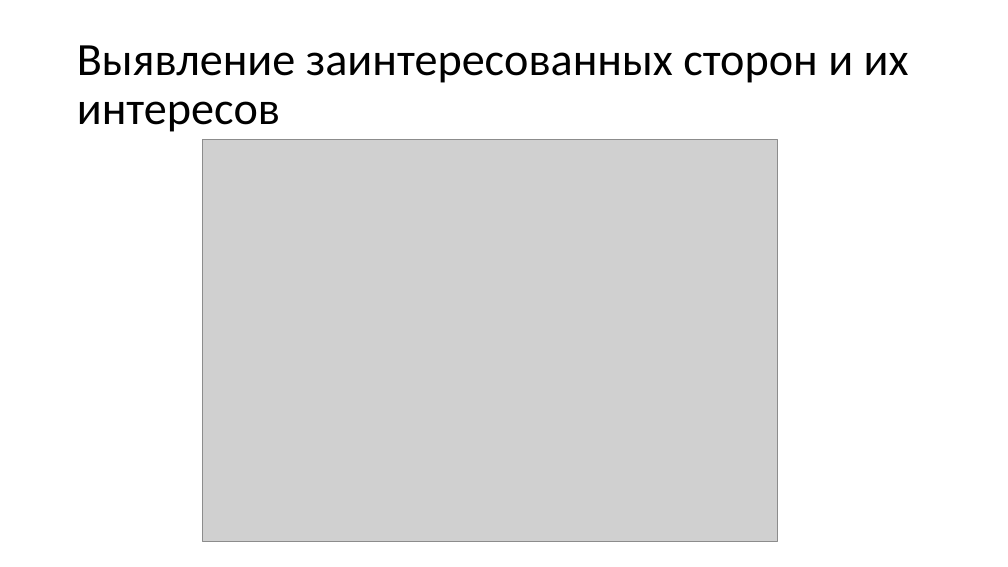
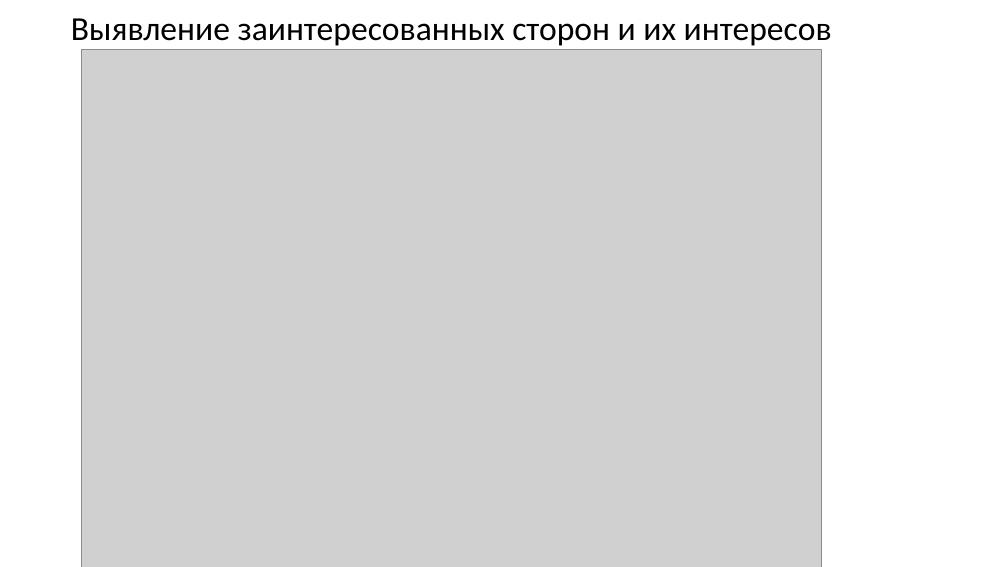
Before and after one commit to Letargon/com.bmstu.notifications.manager, a slide deck: slide 6 of Презентация.pptx. Drawn at 1008x567 pixels with LibreOffice and Linux fonts; fonts in the diff are those of the drawing; grey boxes stand for pictures. Boxes give left, top, right and bottom in pixels: in the first picture for what was removed or moved away, otherwise in the second. Text is boxed around its words. In the diff, an @@ line names an element or a change of style, - is before the commit and + after.

Commit message:
+pptx change

```diff
--- a/Презентация.pptx
+++ b/Презентация.pptx
@@ title "Выявление заинтересованных сторон и их ..." moved from (x1=77, y1=45, x2=909, y2=132) to (x1=71, y1=18, x2=832, y2=46) @@
@@ title "Выявление заинтересованных сторон и их ..." at (x1=71, y1=18, x2=832, y2=46): size 44 to 32 pt @@
@@ picture resized from (x1=203, y1=140, x2=777, y2=541) to (x1=82, y1=50, x2=822, y2=567) @@
```
Also in this commit, not shown: 9 other slides changed, 1 slide added.
